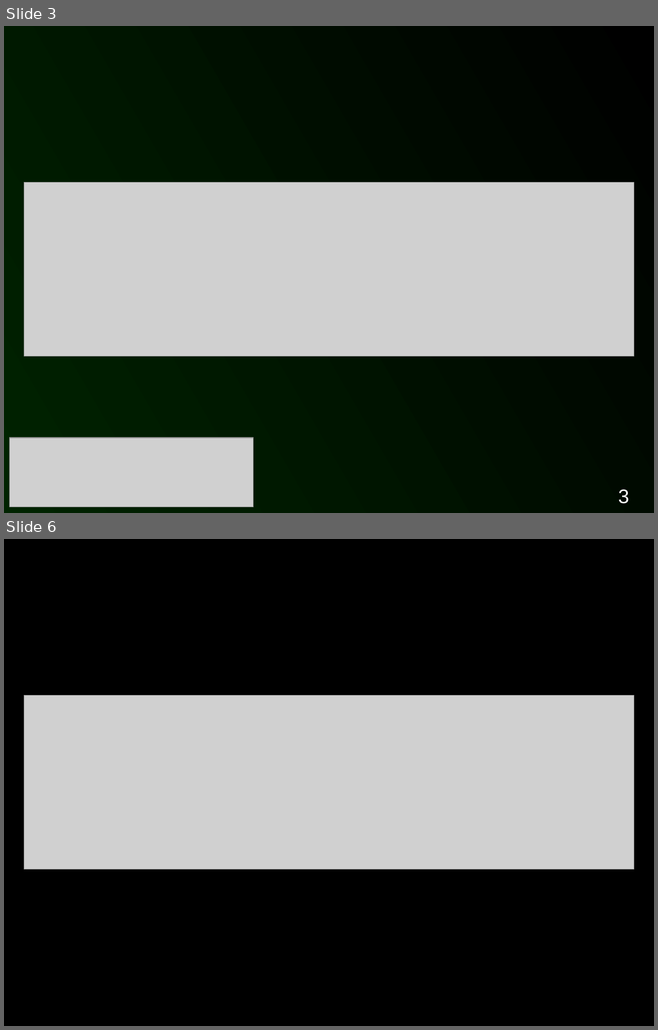
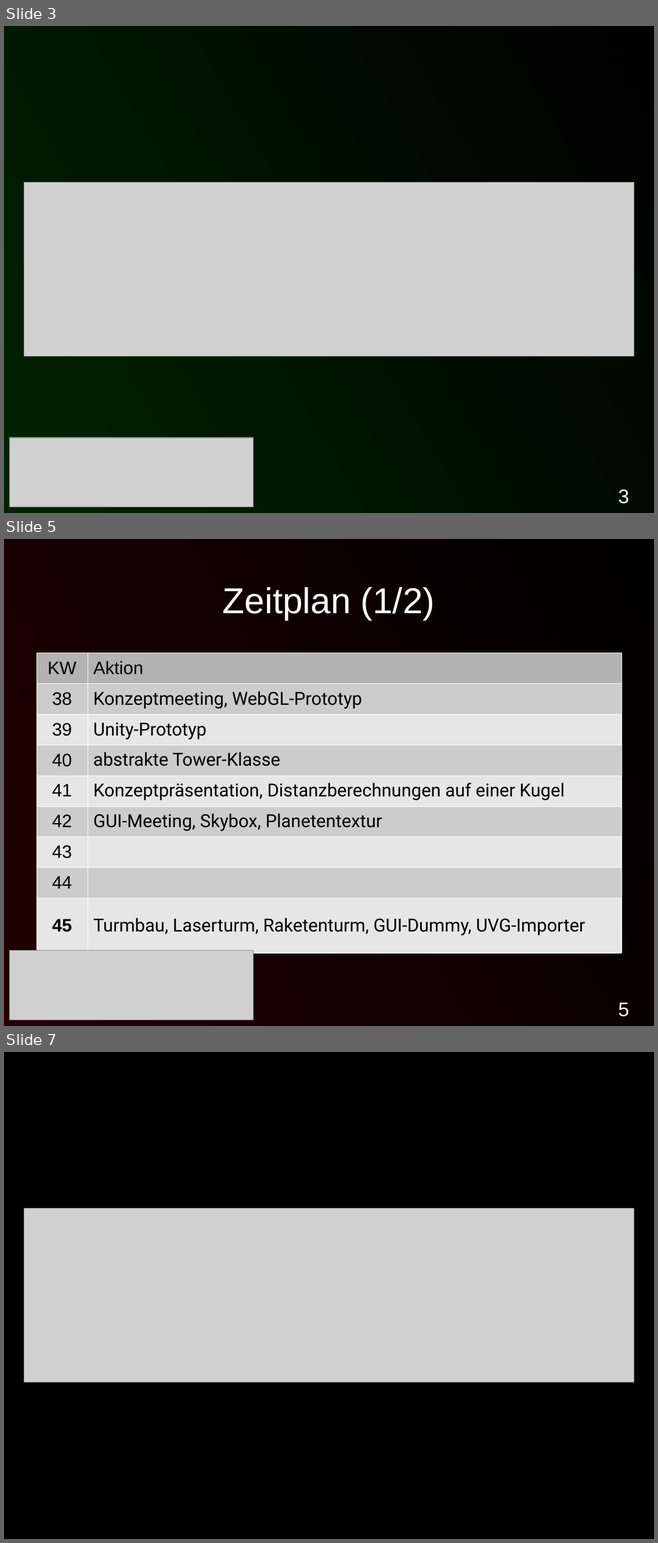
Before and after one commit to Istador/Death-Star-PD, a slide deck: Dokumentation/Abschlusspraesentation/Abschlusspraesentation.odp. Shown one above the other, each under a label of ours: slides 3 and 6 before the commit, slides 3, 5 and 7 after it; the slides between them are not shown. The pictures are 658x1030 and 658x1543 pixels, drawn with LibreOffice and Linux fonts; fonts in the diff are those of the drawing; grey boxes stand for pictures. Boxes give left, top, right and bottom in pixels: in the first picture for what was removed or moved away, otherwise in the second. Text is boxed around its words. In the diff, an @@ line names an element or a change of style, - is before the commit and + after.

Commit message:
Abschlusspräsentation: Folie für die Live-Demo und Zeitplan nach der Demo (hat Rehfeld am 19.11. gesagt, dass er das in der Präsi sehen will).

```diff
--- a/Dokumentation/Abschlusspraesentation/Abschlusspraesentation.odp
+++ b/Dokumentation/Abschlusspraesentation/Abschlusspraesentation.odp
@@ slide 5 added at box(4, 539, 654, 1026), background gradient #000000 to #230000 @@
@@ title added at box(223, 587, 435, 620), 44 pt, text #FFFFFF @@
+Zeitplan (1/2)
@@ table added at box(36, 653, 622, 938), 9 rows, 2 columns @@
+KW | Aktion
+38 | Konzeptmeeting, WebGL-Prototyp
+39 | Unity-Prototyp
+40 | abstrakte Tower-Klasse
+41 | Konzeptpräsentation, Distanzberechnungen auf einer Kugel
+42 | GUI-Meeting, Skybox, Planetentextur
+43 | 
+44 | 
+45 | Turmbau, Laserturm, Raketenturm, GUI-Dummy, UVG-Importer
@@ picture added at box(10, 951, 253, 1020) @@
@@ page number added at box(618, 1002, 629, 1017), 24 pt, text #FFFFFF @@
+5
@@ what was slide 6 is now slide 7 @@
```
Also in this commit, not shown: 1 slide changed, 2 other slides added, 2 slides removed, 1 other file.
